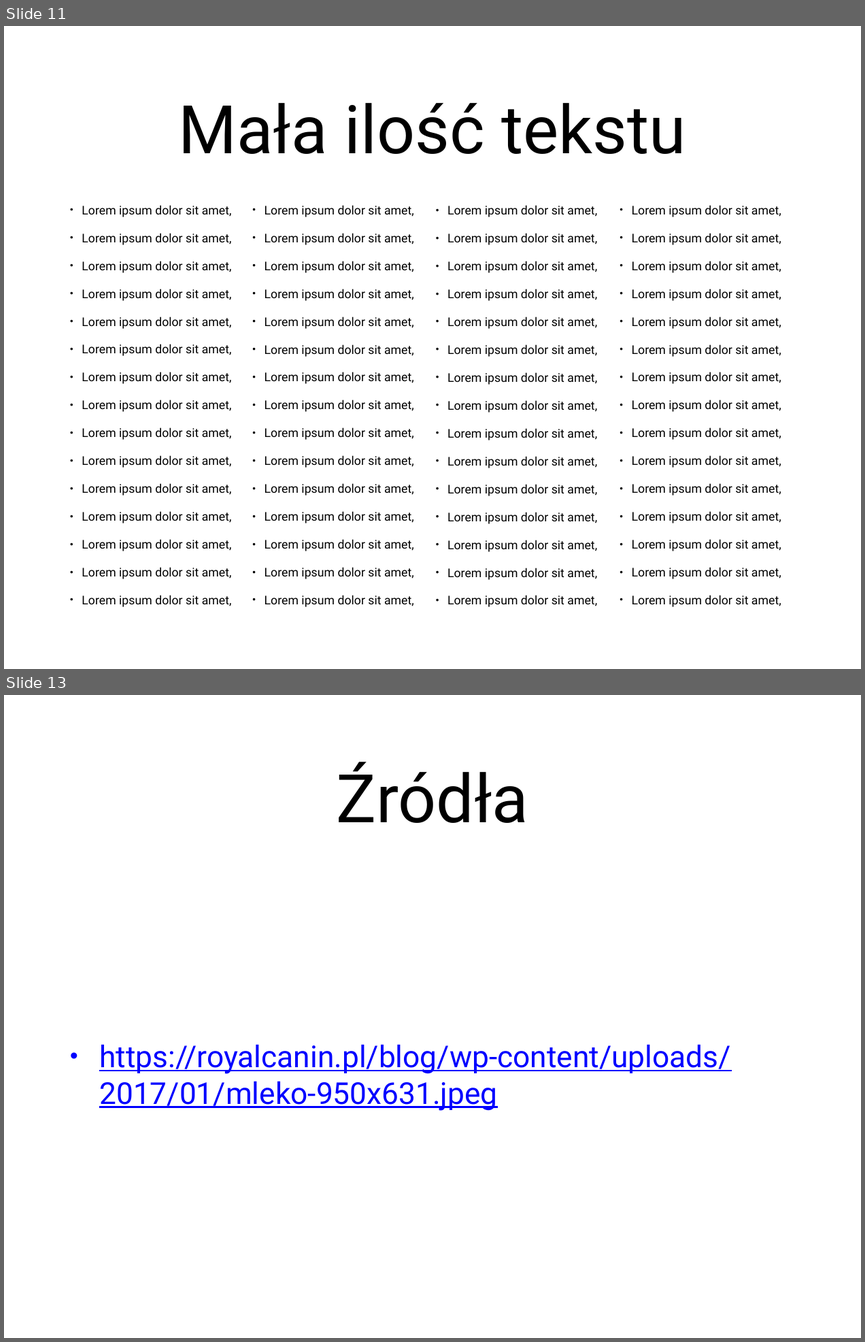
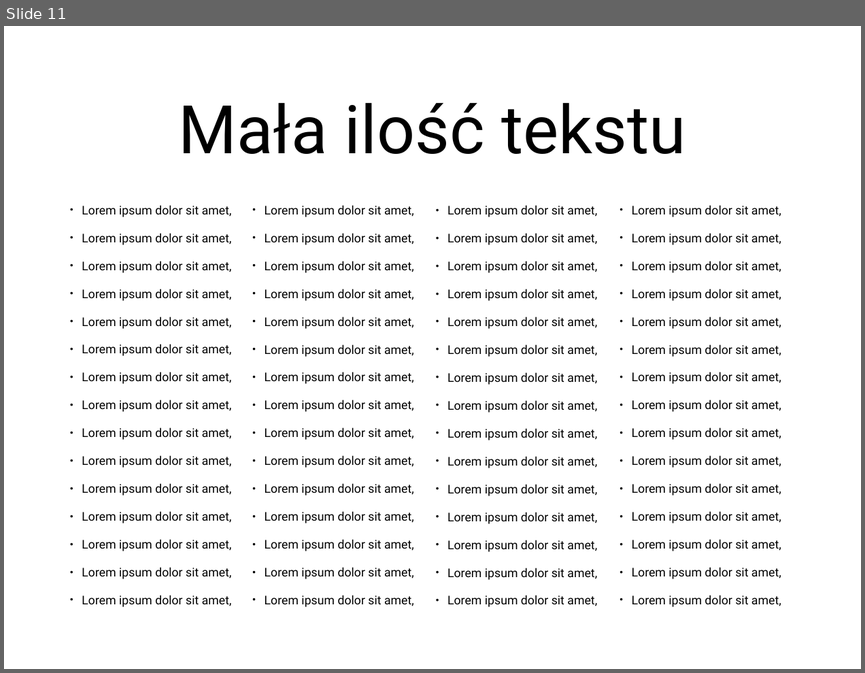
Before and after one commit to blackbat13/cs-lut, a slide deck: Tworzenie prezentacji/AntyPrezentacja.pptx. Shown one above the other, each under a label of ours: slides 11 and 13 before the commit, slide 11 after it; the slides between them are not shown. The pictures are 865x1342 and 865x673 pixels, drawn with LibreOffice and Linux fonts; fonts in the diff are those of the drawing. Boxes give left, top, right and bottom in pixels: in the first picture for what was removed or moved away, otherwise in the second. Text is boxed around its words. In the diff, an @@ line names an element or a change of style, - is before the commit and + after.

```diff
--- a/Tworzenie prezentacji/AntyPrezentacja.pptx
+++ b/Tworzenie prezentacji/AntyPrezentacja.pptx
@@ slide 13 removed at bbox=[4, 695, 861, 1338], background #FFFFFF @@
@@ title removed at bbox=[336, 762, 528, 823] @@
-Źródła
@@ text removed at bbox=[99, 1044, 731, 1110] @@
-• https://royalcanin.pl/blog/wp-content/uploads/2017/01/mleko-950x631.jpeg
```
Also in this commit, not shown: 1 slide changed, 1 slide added, 1 other slide removed, 14 other files.
